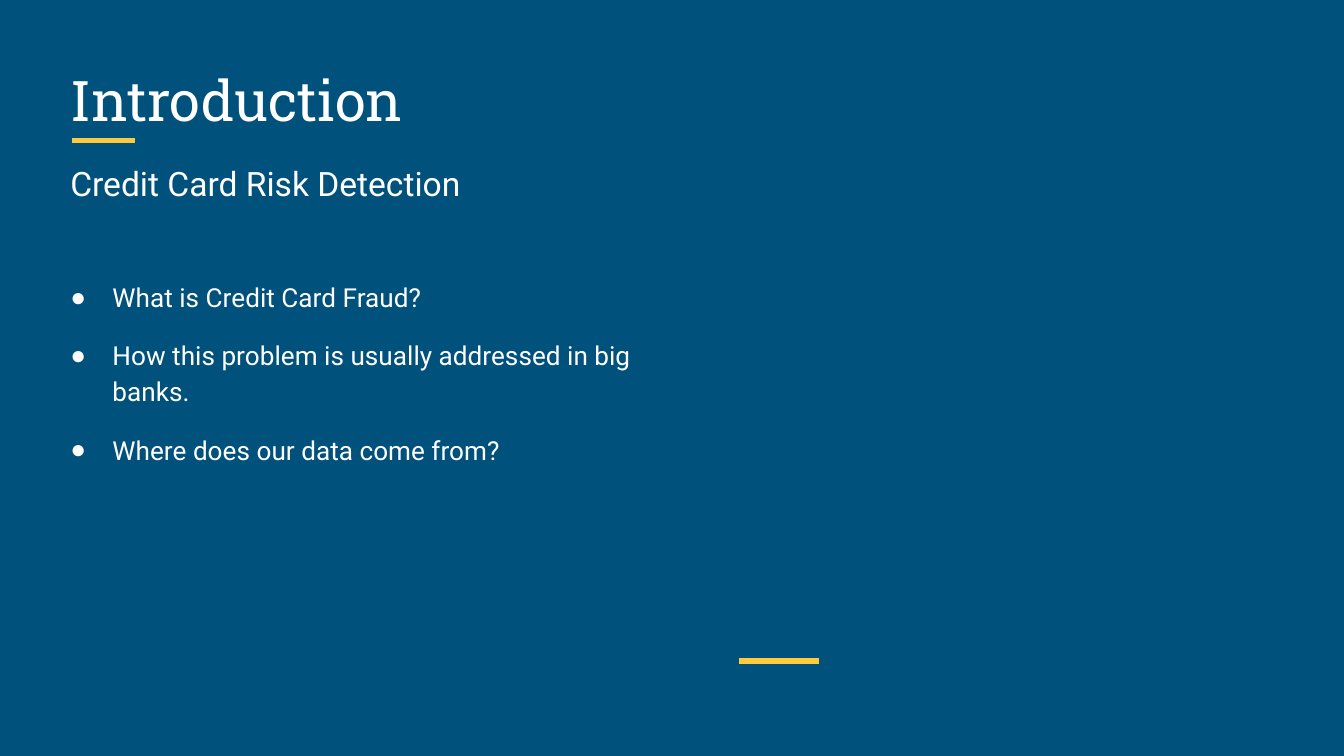
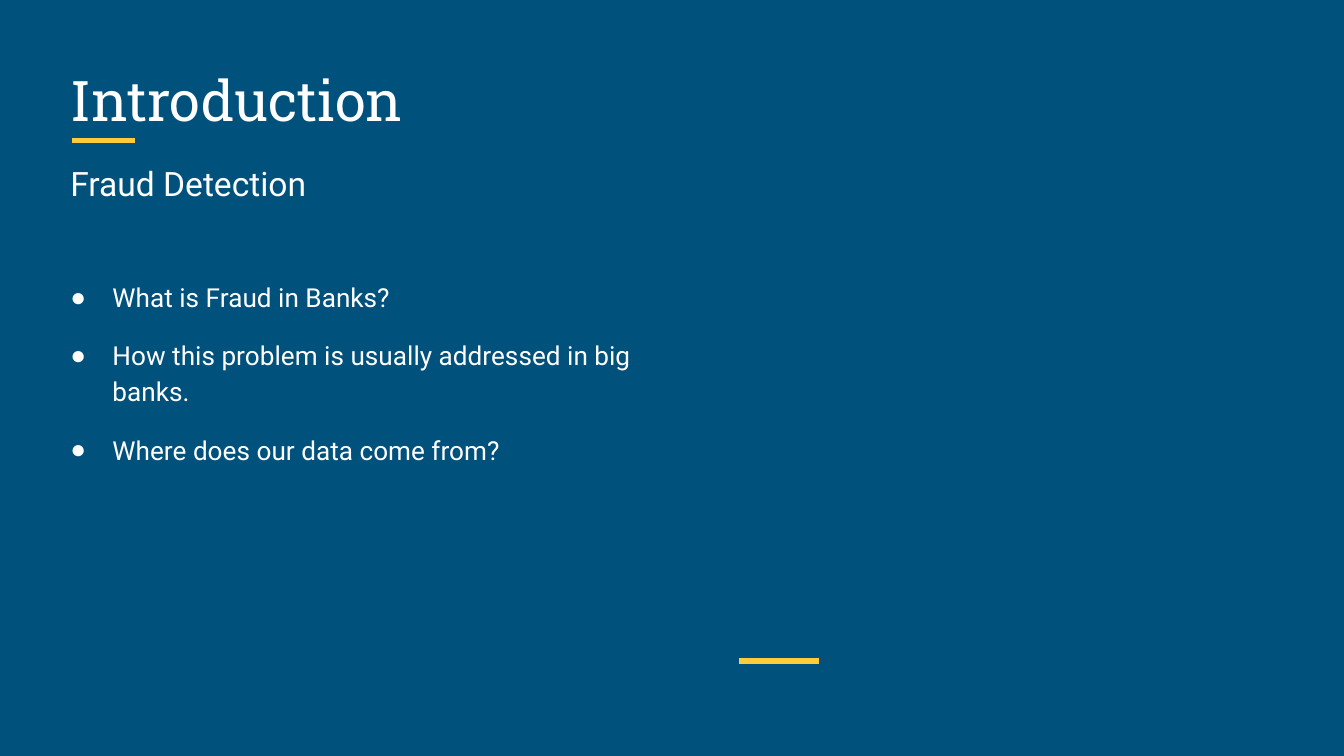
Before and after one commit to leandro-sartini/AISCB_FraudDetection, a slide deck: slide 3 of reports/Week 4 Presentation/Compiled Presentation 1.pptx. Drawn at 1344x756 pixels with LibreOffice and Linux fonts; fonts in the diff are those of the drawing; background and template pictures are left out. Boxes give left, top, right and bottom in pixels: in the first picture for what was removed or moved away, otherwise in the second. Text is boxed around its words. In the diff, an @@ line names an element or a change of style, - is before the commit and + after.

Commit message:
Update in presentation

```diff
--- a/reports/Week 4 Presentation/Compiled Presentation 1.pptx
+++ b/reports/Week 4 Presentation/Compiled Presentation 1.pptx
@@ subtitle at box(70, 170, 306, 197): text changed @@
-Credit Card Risk Detection
+Fraud Detection
@@ text at box(112, 287, 389, 308): text changed @@
-● What is Credit Card Fraud?
+● What is Fraud in Banks?
```
Also in this commit, not shown: 3 other slides changed.
